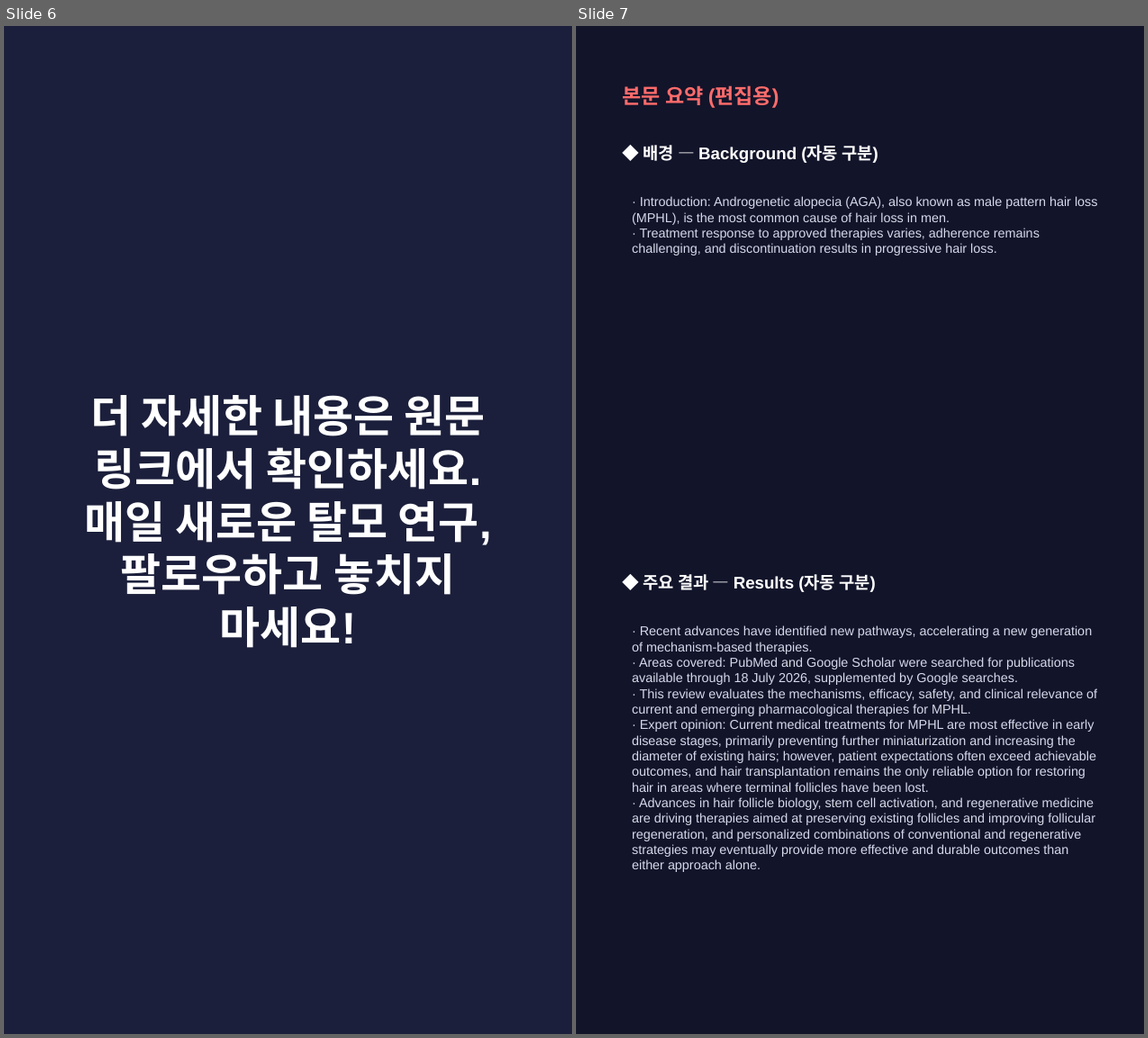
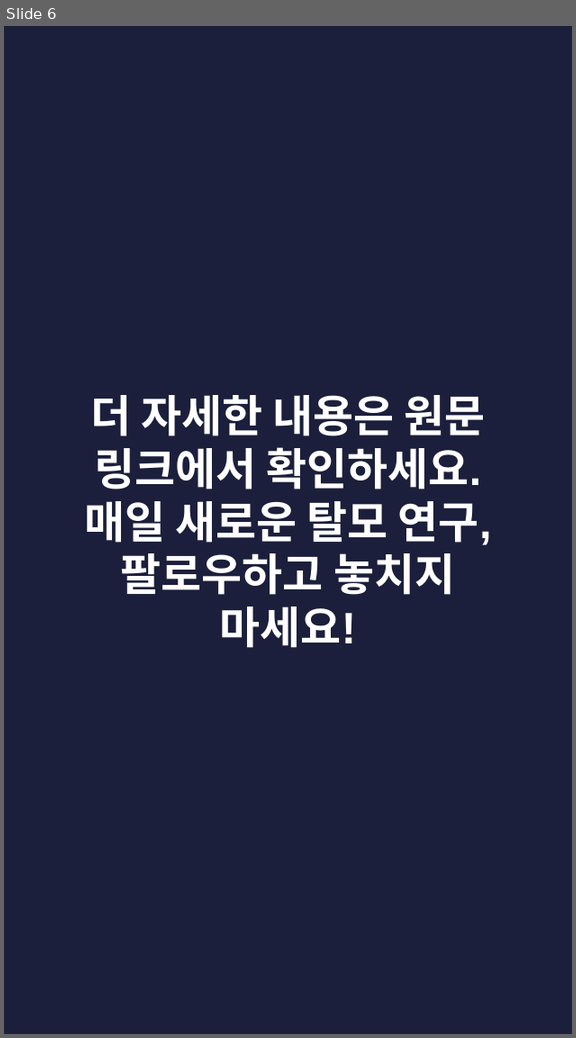
Before and after one commit to hyokang2010-BJ-ANTH/product-builder-test, a slide deck: pwa/data/latest/slides.pptx. Shown side by side, each under a label of ours: slides 6 and 7 before the commit, slide 6 after it. The pictures are 1148x1038 and 576x1038 pixels, drawn with LibreOffice and Linux fonts; fonts in the diff are those of the drawing. Boxes give left, top, right and bottom in pixels: in the first picture for what was removed or moved away, otherwise in the second. Text is boxed around its words. In the diff, an @@ line names an element or a change of style, - is before the commit and + after.

```diff
--- a/pwa/data/latest/slides.pptx
+++ b/pwa/data/latest/slides.pptx
@@ slide 7 removed at <box>576,26,1144,1034</box>, background #12142A @@
@@ text removed at <box>623,85,779,108</box> @@
-본문 요약 (편집용)
@@ text removed at <box>644,145,878,163</box> @@
-◆ 배경 — Background (자동 구분)
@@ text removed at <box>632,196,1098,256</box> @@
-· Introduction: Androgenetic alopecia (AGA), also known as male pattern hair loss (MPHL), is the most common cause of hair loss in men.
-· Treatment response to approved therapies varies, adherence remains challenging, and discontinuation results in progressive hair loss.
@@ text removed at <box>644,574,876,592</box> @@
-◆ 주요 결과 — Results (자동 구분)
@@ text removed at <box>632,625,1097,872</box> @@
-· Recent advances have identified new pathways, accelerating a new generation of mechanism-based therapies.
-· Areas covered: PubMed and Google Scholar were searched for publications available through 18 July 2026, supplemented by Google searches.
-· This review evaluates the mechanisms, efficacy, safety, and clinical relevance of current and emerging pharmacological therapies for MPHL.
-· Expert opinion: Current medical treatments for MPHL are most effective in early disease stages, primarily preventing further miniaturization and increasing the diameter of existing hairs; however, patient expectations often exceed achievable outcomes, and hair transplantation remains the only reliable option for restoring hair in areas where terminal follicles have been lost.
-· Advances in hair follicle biology, stem cell activation, and regenerative medicine are driving therapies aimed at preserving existing follicles and improving follicular regeneration, and personalized combinations of conventional and regenerative strategies may eventually provide more effective and durable outcomes than either approach alone.
```
Also in this commit, not shown: 2 slides changed, 5 slides added, 3 other slides removed, 26 other files.
